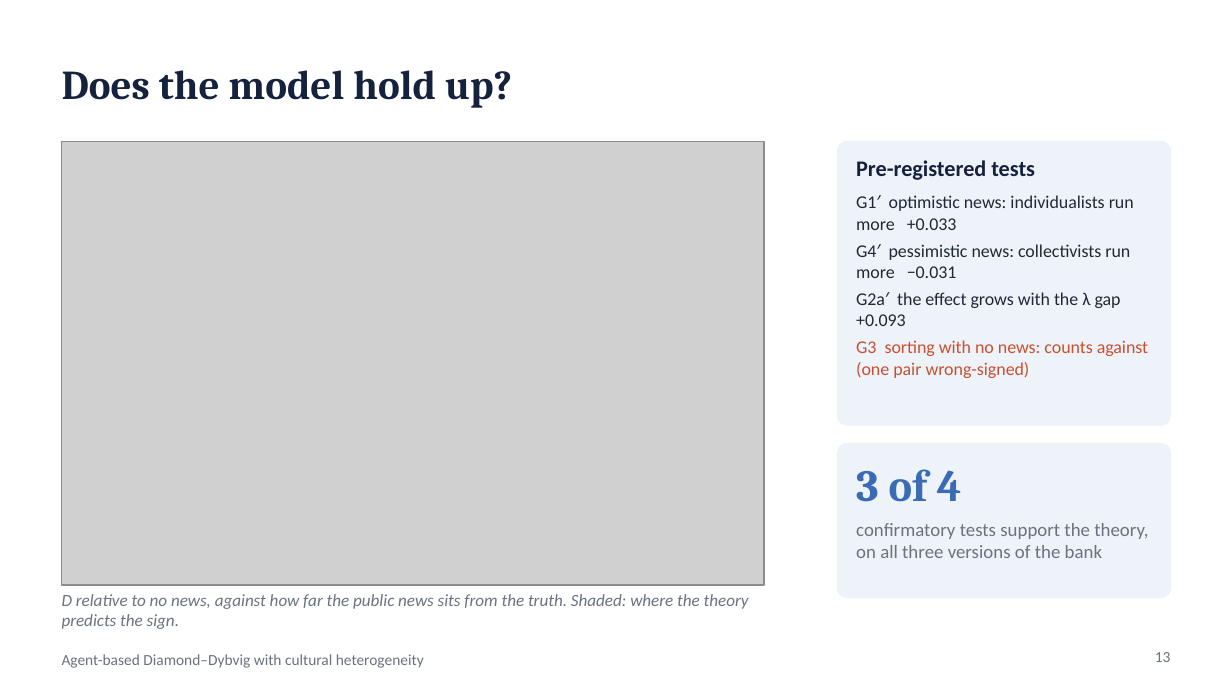
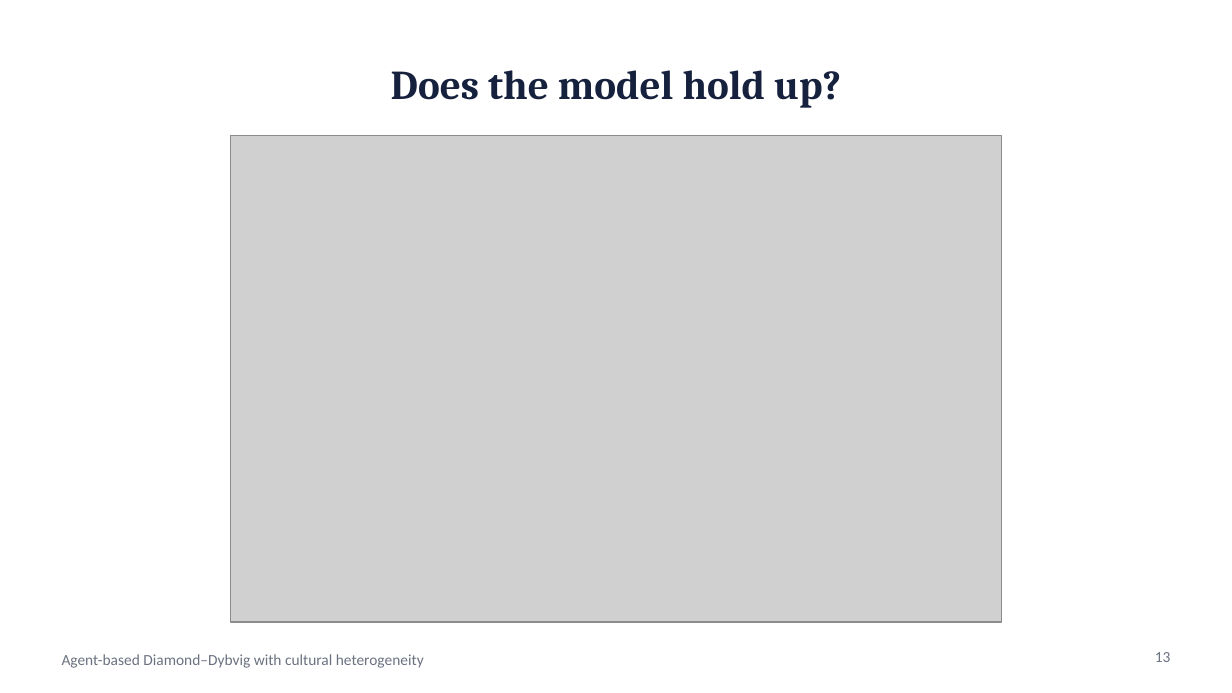
Before and after one commit to wlstover/BankRuns5, a slide deck: slide 13 of docs/deck_2026-10-26_seminar.pptx. Drawn at 1232x693 pixels with LibreOffice and Linux fonts; fonts in the diff are those of the drawing; grey boxes stand for pictures. Boxes give left, top, right and bottom in pixels: in the first picture for what was removed or moved away, otherwise in the second. Text is boxed around its words. In the diff, an @@ line names an element or a change of style, - is before the commit and + after.

```diff
--- a/docs/deck_2026-10-26_seminar.pptx
+++ b/docs/deck_2026-10-26_seminar.pptx
@@ title "Does the model hold up?" at (391, 70, 841, 108): alignment left to centre @@
@@ picture: place and size @@
-picture at (62, 142, 764, 585)
+picture at (230, 136, 1002, 622)
@@ rounded rectangle removed at (838, 142, 1170, 425) @@
@@ text removed at (856, 160, 1148, 378) @@
-Pre-registered tests
-G1′ optimistic news: individualists run more +0.033
-G4′ pessimistic news: collectivists run more −0.031
-G2a′ the effect grows with the λ gap +0.093
-G3 sorting with no news: counts against (one pair wrong-signed)
@@ rounded rectangle removed at (838, 444, 1170, 598) @@
@@ text removed at (856, 469, 962, 502) @@
-3 of 4
@@ text removed at (856, 523, 1148, 558) @@
-confirmatory tests support the theory, on all three versions of the bank
@@ text removed at (62, 594, 749, 629) @@
-D relative to no news, against how far the public news sits from the truth. Shaded: where the theory predicts the sign.
```
Also in this commit, not shown: 13 other slides changed, 2 other files.
